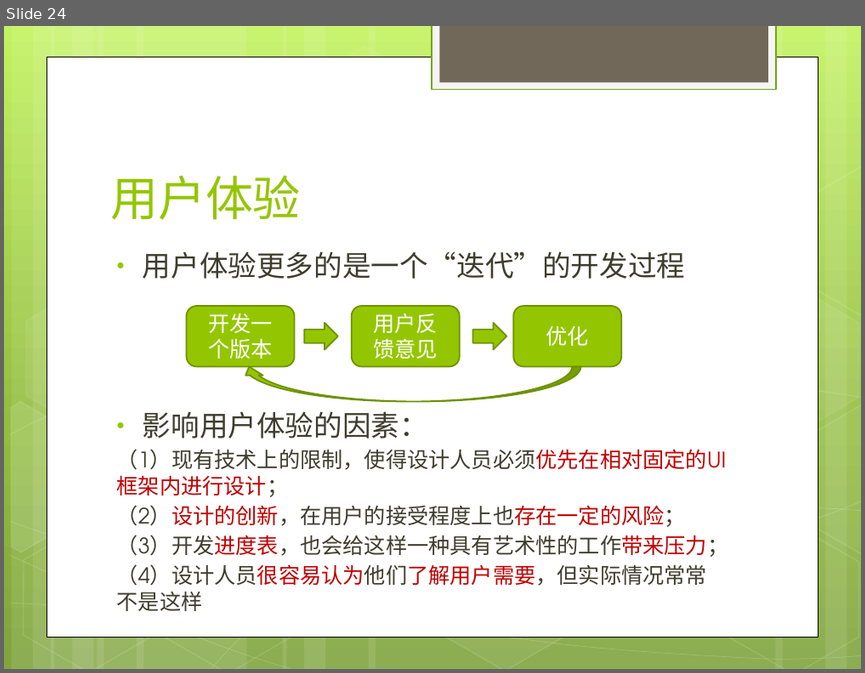
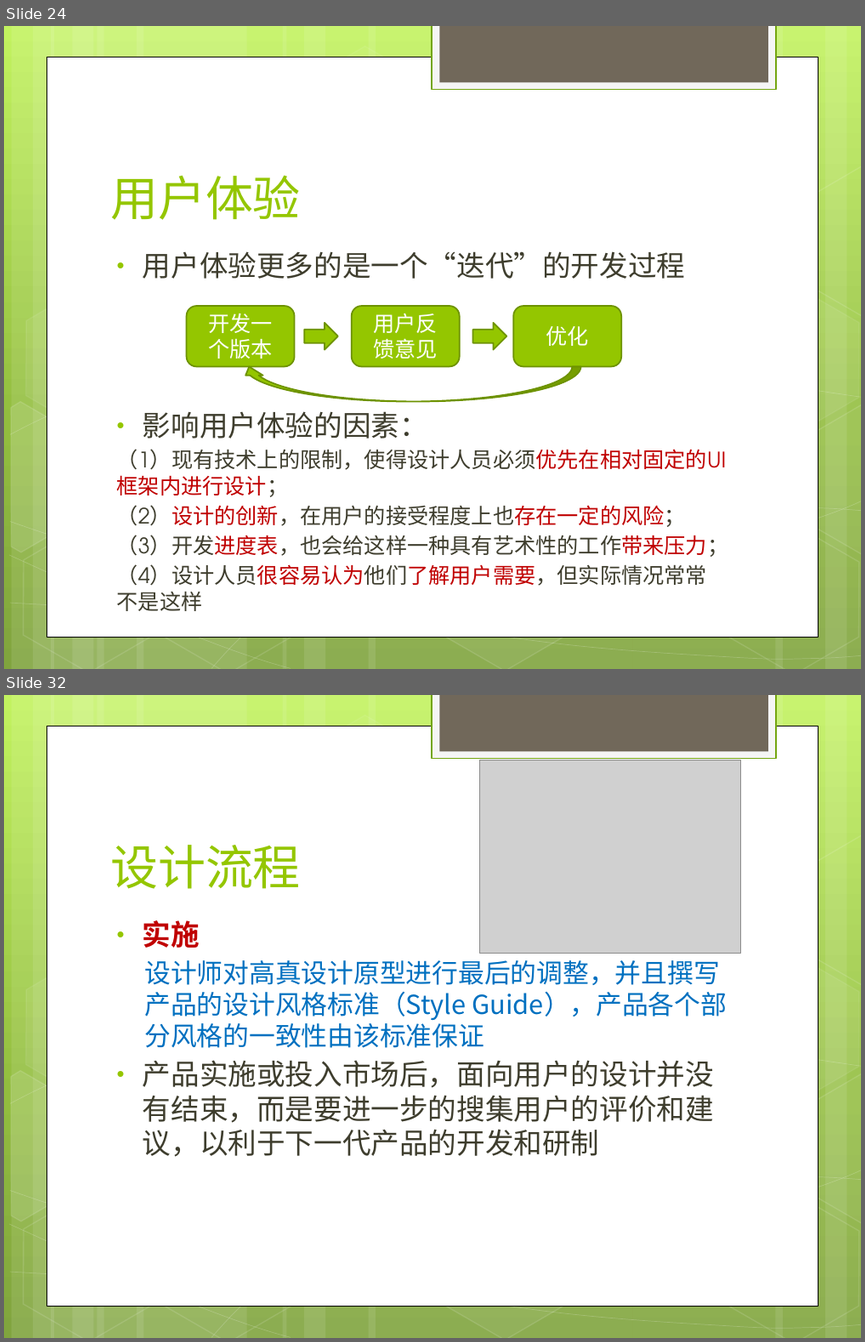
Before and after one commit to willianlam/Classes, a slide deck: 交互设计基础/课件/第5讲 界面设计.pptx. Shown one above the other, each under a label of ours: slide 24 before the commit, slides 24 and 32 after it; the slides between them are not shown. The pictures are 865x673 and 865x1342 pixels, drawn with LibreOffice and Linux fonts; fonts in the diff are those of the drawing; grey boxes stand for pictures. Boxes give left, top, right and bottom in pixels: in the first picture for what was removed or moved away, otherwise in the second. Text is boxed around its words. In the diff, an @@ line names an element or a change of style, - is before the commit and + after.

```diff
--- a/交互设计基础/课件/第5讲 界面设计.pptx
+++ b/交互设计基础/课件/第5讲 界面设计.pptx
@@ slide 32 added at [4,695,861,1338], background gradient #C3F35F to #93BF3F to #81A53E; not listed: 31 template elements that a slide beside it also shows @@
@@ picture added at [479,760,740,953] @@
@@ title added at [110,845,301,889], 40 pt, text #94C600 @@
+设计流程
@@ text added at [143,920,727,1157], 22 pt, text #0070C0 @@
+• 实施
+  设计师对高真设计原型进行最后的调整，并且撰写产品的设计风格标准（Style Guide），产品各个部分风格的一致性由该标准保证
+• 产品实施或投入市场后，面向用户的设计并没有结束，而是要进一步的搜集用户的评价和建议，以利于下一代产品的开发和研制
```
Also in this commit, not shown: 1 slide changed, 16 other slides added, 3 other files.
